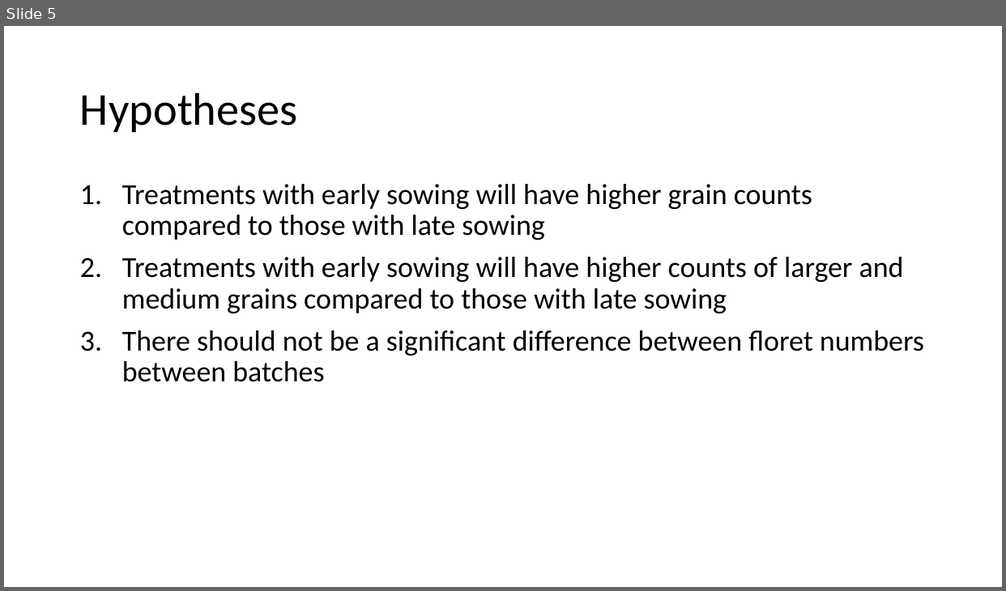
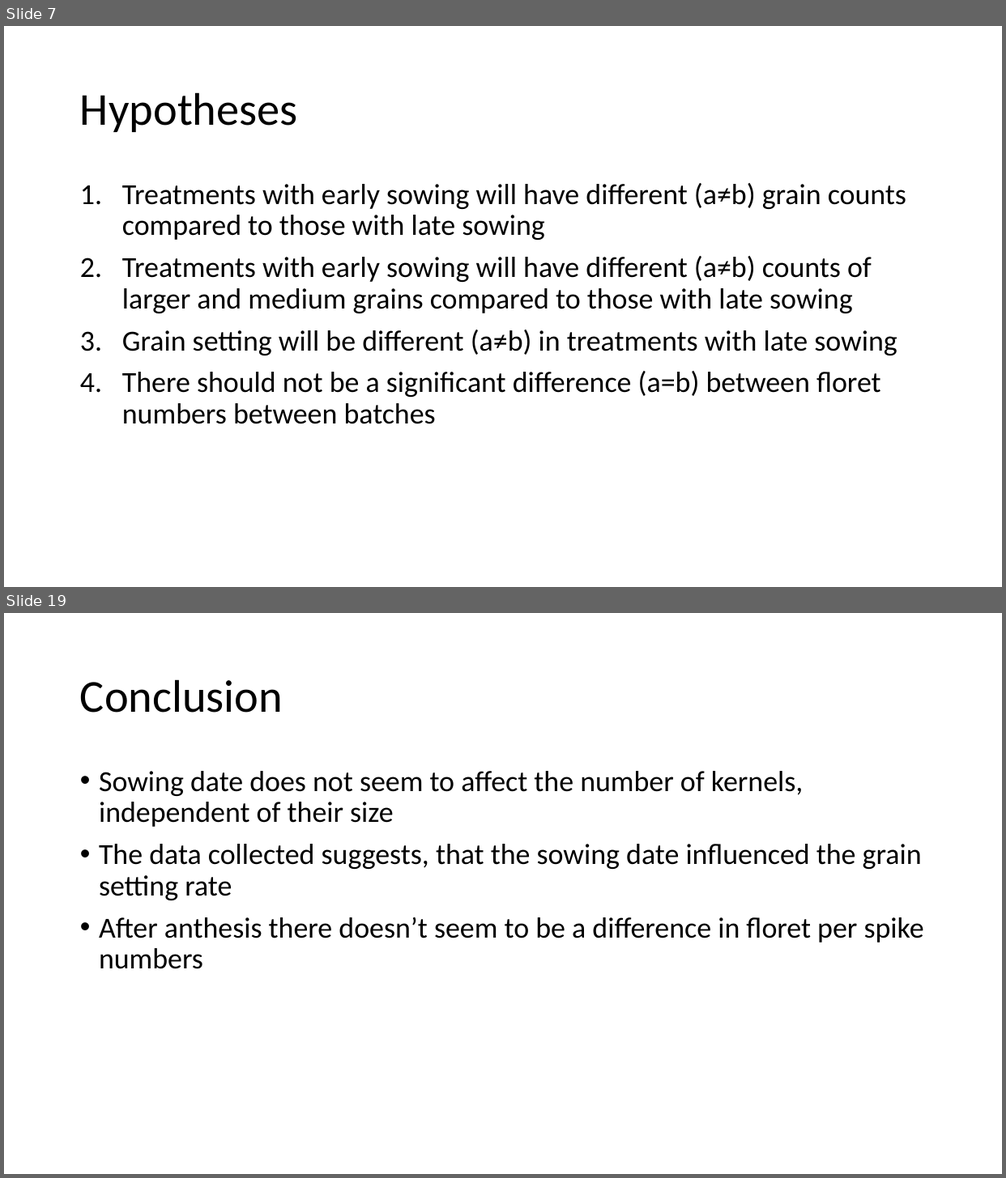
Before and after one commit to WasellaN/Ear_Project_Nouri, a slide deck: Presentation_Nouri.pptx. Shown one above the other, each under a label of ours: slide 5 before the commit, slides 7 and 19 after it; the slides between them are not shown. The pictures are 1006x591 and 1006x1178 pixels, drawn with LibreOffice and Linux fonts; fonts in the diff are those of the drawing. Boxes give left, top, right and bottom in pixels: in the first picture for what was removed or moved away, otherwise in the second. Text is boxed around its words. In the diff, an @@ line names an element or a change of style, - is before the commit and + after.

```diff
--- a/Presentation_Nouri.pptx
+++ b/Presentation_Nouri.pptx
@@ slide 19 added at [4,613,1002,1174], background #FFFFFF @@
@@ title added at [80,679,283,713], 44 pt, text #000000 @@
+Conclusion
@@ text added at [99,771,924,969], 28 pt, text #000000 @@
+• Sowing date does not seem to affect the number of kernels, independent of their size
+• The data collected suggests, that the sowing date influenced the grain setting rate
+• After anthesis there doesn’t seem to be a difference in floret per spike numbers
@@ what was slide 5 is now slide 7 @@
@@ slide 7 changed as well @@
@@ text at [122,183,906,425]: text changed @@
-1. Treatments with early sowing will have higher grain counts compared to those with late sowing
-2. Treatments with early sowing will have higher counts of larger and medium grains compared to those with late sowing
-3. There should not be a significant difference between floret numbers between batches
+1. Treatments with early sowing will have different (a≠b) grain counts compared to those with late sowing
+2. Treatments with early sowing will have different (a≠b) counts of larger and medium grains compared to those with late sowing
+3. Grain setting will be different (a≠b) in treatments with late sowing
+4. There should not be a significant difference (a=b) between floret numbers between batches
```
Also in this commit, not shown: 2 other slides changed, 14 other slides added, 13 other files.
